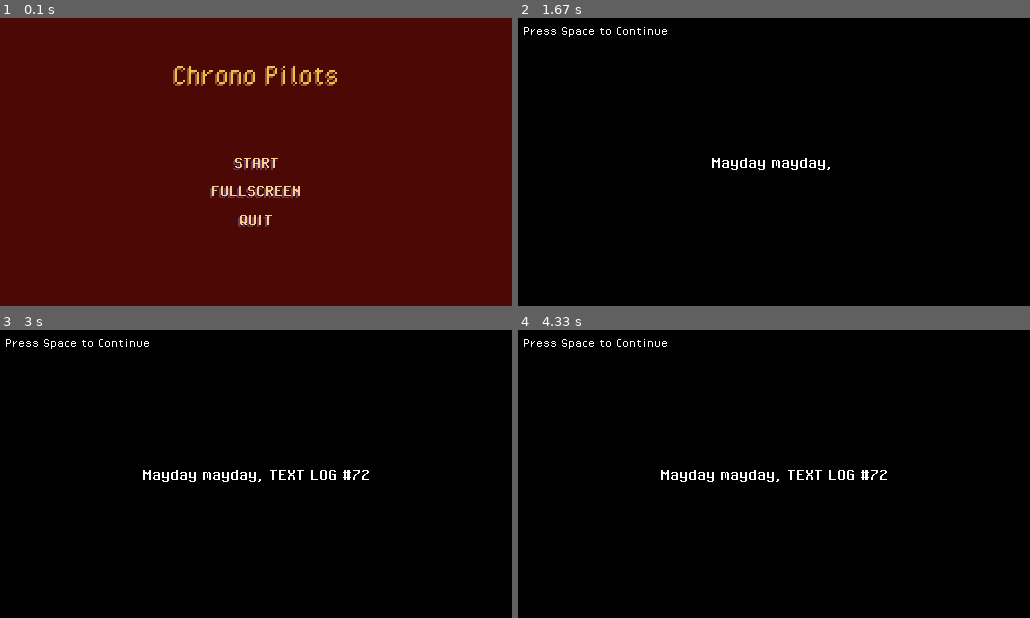
Above: before the commit, frames 1-4 (two rows, left to right).
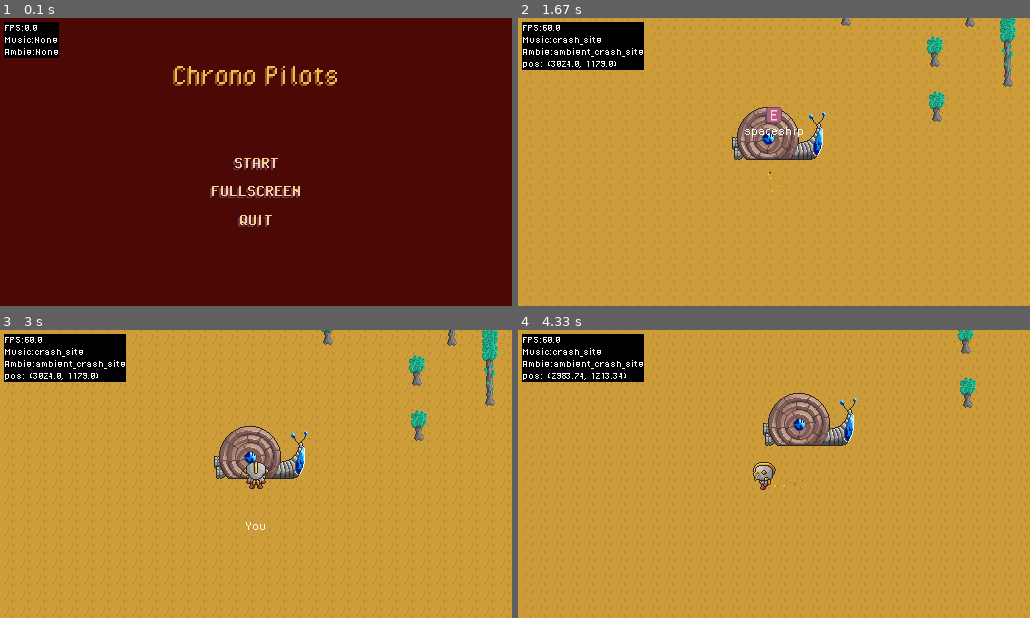
Above: after the commit, the same moments.

Repository: VantaTree/ChronoPilots
Game: pygame game, started from main.py
The game is run twice, just before and just after one commit, with the same random seed, the same clock (stepped at 60 frames per second) and the same inputs.
Inputs (mouse positions are in pixels of both pictures, inside the frame that each line leads up to):
- Up to frame 1 (0.1 s): no input
- Up to frame 2 (1.67 s): click "START" at 0.38 s; hold Esc 0.67-1.13 s; move the mouse to (753, 176) at 0.7 s; hold H 1.17-1.63 s; hold W 1.17-1.63 s
- Up to frame 3 (3 s): tap E at 1.67, 2.07, 2.37, 2.57, 2.87 s
- Up to frame 4 (4.33 s): tap E at 3.07, 3.37 s; hold S 3.57-3.87 s; hold A 3.9-4.3 s

The runs differ from the first frame. In frame 1, 1.3% of the frame differs, in the area x 0-12%, y 1-14%; in frame 2, 97%; in frame 3, 97%; in frame 4, 97%, in the area x 0-100%, y 0-100%.

Commit message:
re-added dubug

Diff:
--- a/main.py
+++ b/main.py
@@ -7,7 +7,7 @@
     def __init__(self):
 
         self.app:App
-        # self.debug:Debug
+        self.debug:Debug
         self.dt:float
         self.offset:pygame.Vector2
 
@@ -46,8 +46,8 @@
         self.master = Master()
         SoundSet(self.master)
         self.master.app = self
-        # self.debug = Debug(self.screen, font=self.master.font_d, offset=4)
-        # self.master.debug = self.debug
+        self.debug = Debug(self.screen, font=self.master.font_d, offset=4)
+        self.master.debug = self.debug
         self.game = Game(self.master)
         self.main_menu = MainMenu(self.master)
         self.cutscene = FiFo(self.master, "intro")
@@ -62,10 +62,10 @@
 
             self.master.dt = self.clock.tick(FPS) / 16.667
             if self.master.dt > 10: self.master.dt = 10
-            # self.debug("FPS:", round(self.clock.get_fps(), 2))
+            self.debug("FPS:", round(self.clock.get_fps(), 2))
             # self.debug("Offset:", (round(self.master.offset.x, 2), round(self.master.offset.y, 2)))
-            # self.debug("Music:", self.master.music.current_track)
-            # self.debug("Ambie:", self.master.ambience.current_track)
+            self.debug("Music:", self.master.music.current_track)
+            self.debug("Ambie:", self.master.ambience.current_track)
 
             for event in pygame.event.get((pygame.QUIT)):
 
@@ -78,7 +78,7 @@
             self.master.music.run()
             self.master.ambience.run()
             self.run_states()
-            # self.debug.draw()
+            self.debug.draw()
 
     def run_states(self):
 
--- a/modules/cutscene.py
+++ b/modules/cutscene.py
@@ -103,9 +103,9 @@
                         self.halt = False
                         self.full_text_shown = False
                         self.letter_index = 0
-                # if event.key == pygame.K_ESCAPE:
-                #     self.skip = True
-                #     return
+                if event.key == pygame.K_ESCAPE:
+                    self.skip = True
+                    return
 
     def draw(self):
 
@@ -152,7 +152,7 @@
     def run(self):
 
         self.check_events()
-        # if self.skip: return True
+        if self.skip: return True
         result = self.update()
         self.draw()
         if result:
--- a/modules/player.py
+++ b/modules/player.py
@@ -190,8 +190,8 @@
         if self.in_control and not self.inventory_open:
             for event in pygame.event.get((pygame.KEYUP, pygame.KEYDOWN)):
                 if event.type == pygame.KEYDOWN:
-                    # if event.key == pygame.K_h:
-                    #     self.get_hurt(1)
+                    if event.key == pygame.K_h:
+                        self.get_hurt(1)
                     if event.key == pygame.K_ESCAPE:
                         self.master.game.pause_game()
                     if event.key == pygame.K_e:
@@ -321,4 +321,4 @@
         self.move()
         self.update_image()
 
-        # self.master.debug("pos: ", (round(self.hitbox.centerx, 2), round(self.hitbox.bottom, 2)))
+        self.master.debug("pos: ", (round(self.hitbox.centerx, 2), round(self.hitbox.bottom, 2)))
